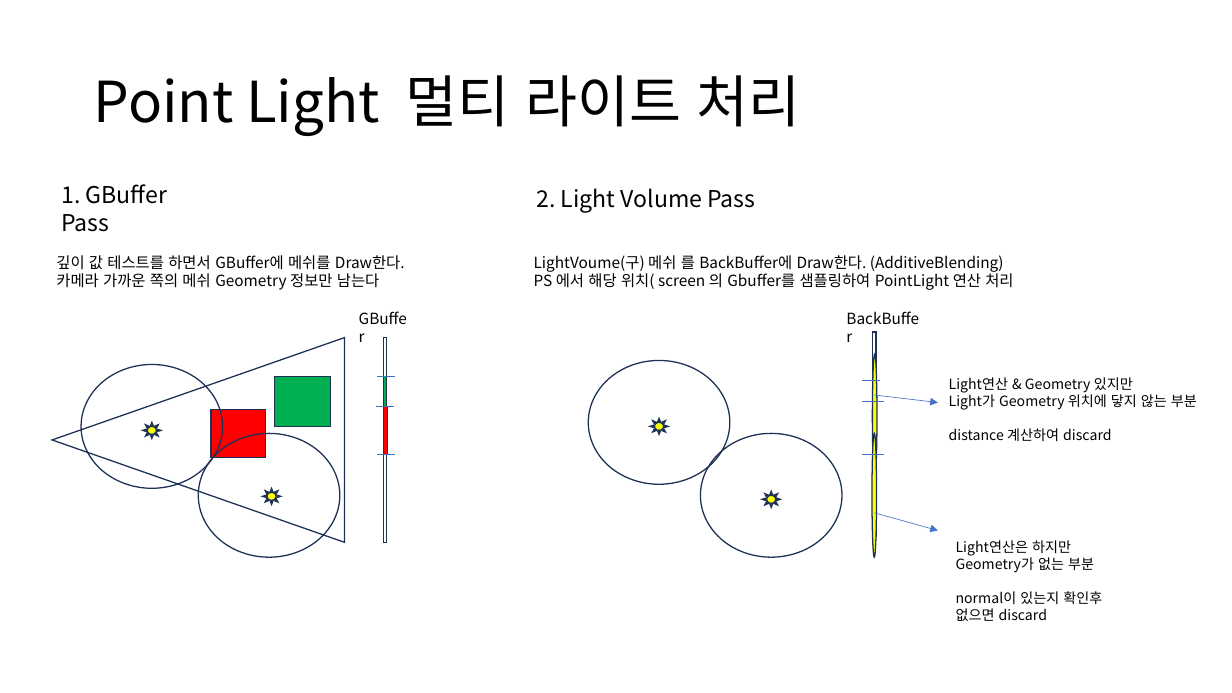
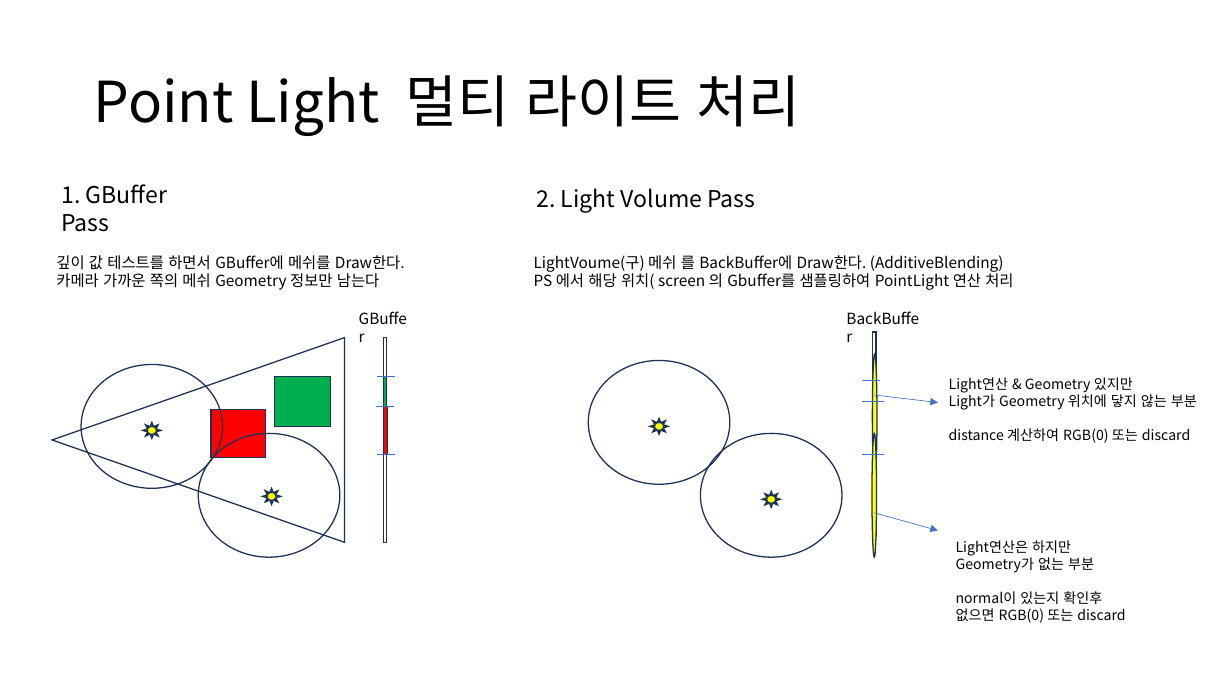
Before and after one commit to ldw9981/D3D11_Tutorial, a slide deck: slide 10 of Documents/디퍼드셰이딩.pptx. Drawn at 1232x693 pixels with LibreOffice and Linux fonts; fonts in the diff are those of the drawing. Boxes give left, top, right and bottom in pixels: in the first picture for what was removed or moved away, otherwise in the second. Text is boxed around its words. In the diff, an @@ line names an element or a change of style, - is before the commit and + after.

```diff
--- a/Documents/디퍼드셰이딩.pptx
+++ b/Documents/디퍼드셰이딩.pptx
@@ text at box(949, 428, 1190, 443): text changed @@
-distance 계산하여 discard
+distance 계산하여 RGB(0) 또는 discard
@@ text at box(956, 608, 1125, 623): text changed @@
-없으면 discard
+없으면 RGB(0) 또는 discard
```
Also in this commit, not shown: 1 other file.
